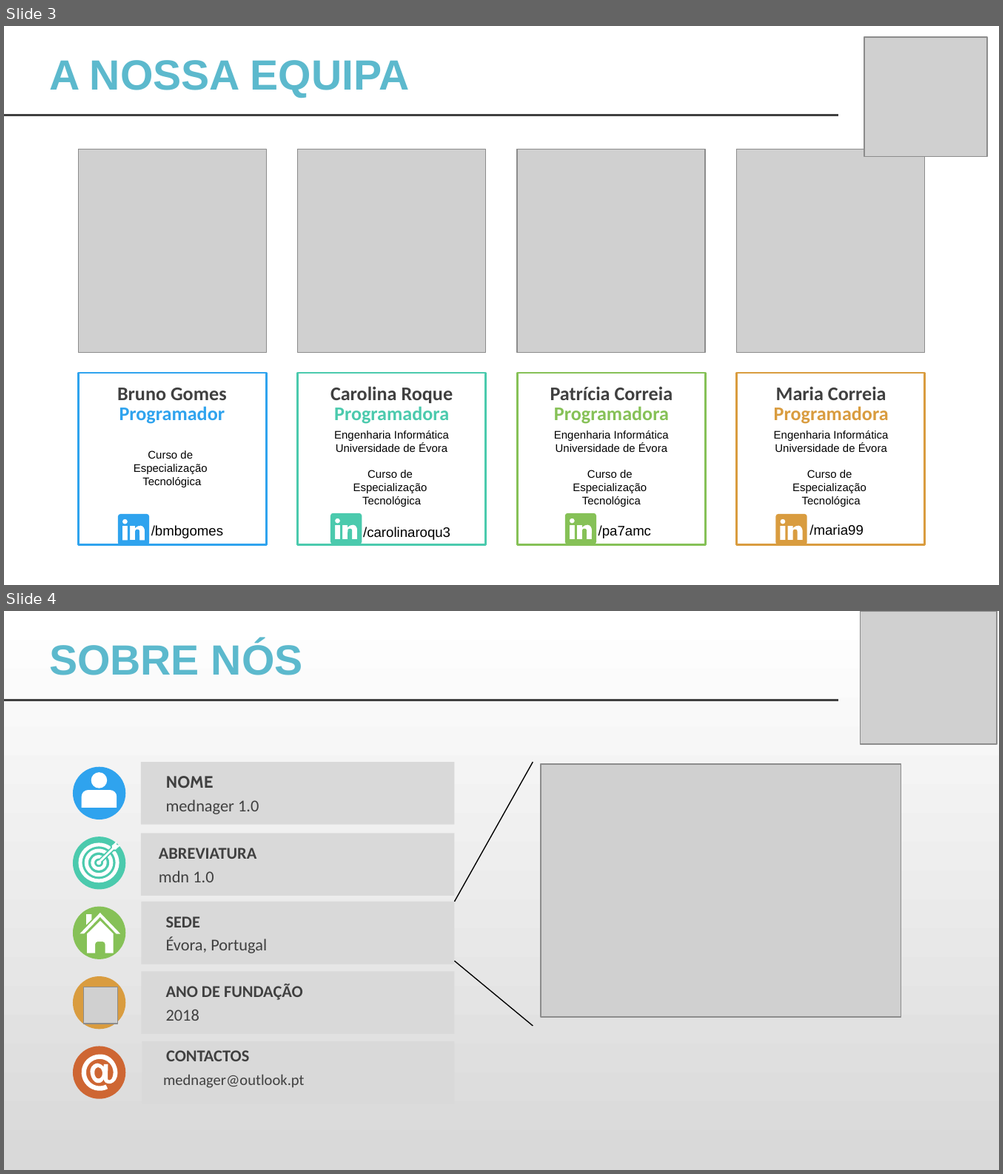
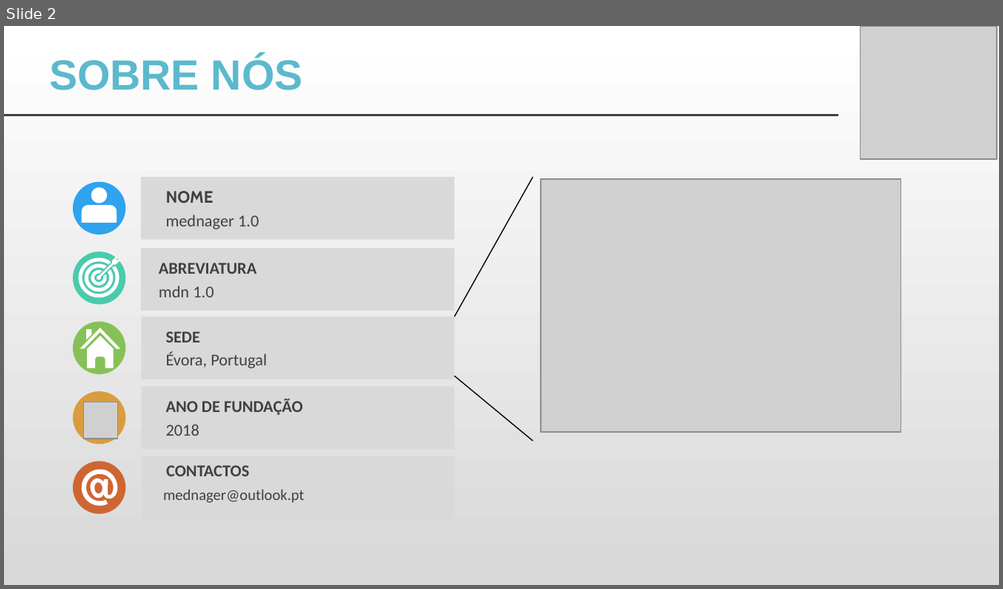
Before and after one commit to BrunoGomes19/mednager, a slide deck: outros/mednager_pitch.pptx. Shown one above the other, each under a label of ours: slides 3 and 4 before the commit, slide 2 after it. The pictures are 1003x1174 and 1003x589 pixels, drawn with LibreOffice and Linux fonts; fonts in the diff are those of the drawing; grey boxes stand for pictures; background and template pictures are left out. Boxes give left, top, right and bottom in pixels: in the first picture for what was removed or moved away, otherwise in the second. Text is boxed around its words. In the diff, an @@ line names an element or a change of style, - is before the commit and + after.

```diff
--- a/outros/mednager_pitch.pptx
+++ b/outros/mednager_pitch.pptx
@@ slide 3 removed at <box>4,26,999,585</box>, background picture (left out); not listed: 1 template element that a slide beside it also shows @@
@@ rectangle removed at <box>4,26,999,585</box> @@
@@ rectangle removed at <box>865,40,990,92</box> @@
@@ picture removed at <box>865,37,987,157</box> @@
@@ text removed at <box>49,60,410,98</box> @@
-A NOSSA EQUIPA
@@ picture removed at <box>79,150,267,353</box> @@
@@ picture removed at <box>297,150,485,353</box> @@
@@ picture removed at <box>518,150,706,353</box> @@
@@ picture removed at <box>736,150,924,353</box> @@
@@ rectangle removed at <box>79,373,267,545</box> @@
@@ rectangle removed at <box>297,373,485,545</box> @@
@@ rectangle removed at <box>518,373,706,545</box> @@
@@ rectangle removed at <box>736,373,924,545</box> @@
@@ text removed at <box>117,388,227,400</box> @@
-Bruno Gomes
@@ text removed at <box>330,386,453,403</box> @@
-Carolina Roque
@@ text removed at <box>550,386,673,400</box> @@
-Patrícia Correia
@@ text removed at <box>776,386,886,400</box> @@
-Maria Correia
@@ text removed at <box>119,406,225,424</box> @@
-Programador
@@ text removed at <box>334,406,449,424</box> @@
-Programadora
@@ text removed at <box>554,406,669,424</box> @@
-Programadora
@@ text removed at <box>774,406,888,424</box> @@
-Programadora
@@ text removed at <box>334,431,449,507</box> @@
-Engenharia Informática Universidade de Évora
-Curso de
-Especialização
-Tecnológica
@@ text removed at <box>554,431,669,507</box> @@
-Engenharia Informática Universidade de Évora
-Curso de
-Especialização
-Tecnológica
@@ text removed at <box>774,431,888,507</box> @@
-Engenharia Informática Universidade de Évora
-Curso de
-Especialização
-Tecnológica
@@ text removed at <box>134,451,208,488</box> @@
-Curso de
-Especialização
-Tecnológica
@@ freeform shape removed at <box>330,514,361,544</box> @@
@@ freeform shape removed at <box>565,514,596,544</box> @@
@@ freeform shape removed at <box>119,514,149,545</box> @@
@@ text removed at <box>151,526,223,539</box> @@
-/bmbgomes
@@ text removed at <box>363,527,450,540</box> @@
-/carolinaroqu3
@@ text removed at <box>598,526,651,539</box> @@
-/pa7amc
@@ freeform shape removed at <box>776,514,807,545</box> @@
@@ text removed at <box>809,525,862,535</box> @@
-/maria99
@@ what was slide 4 is now slide 2 @@
```
Also in this commit, not shown: 2 slides changed, 1 other slide removed.
